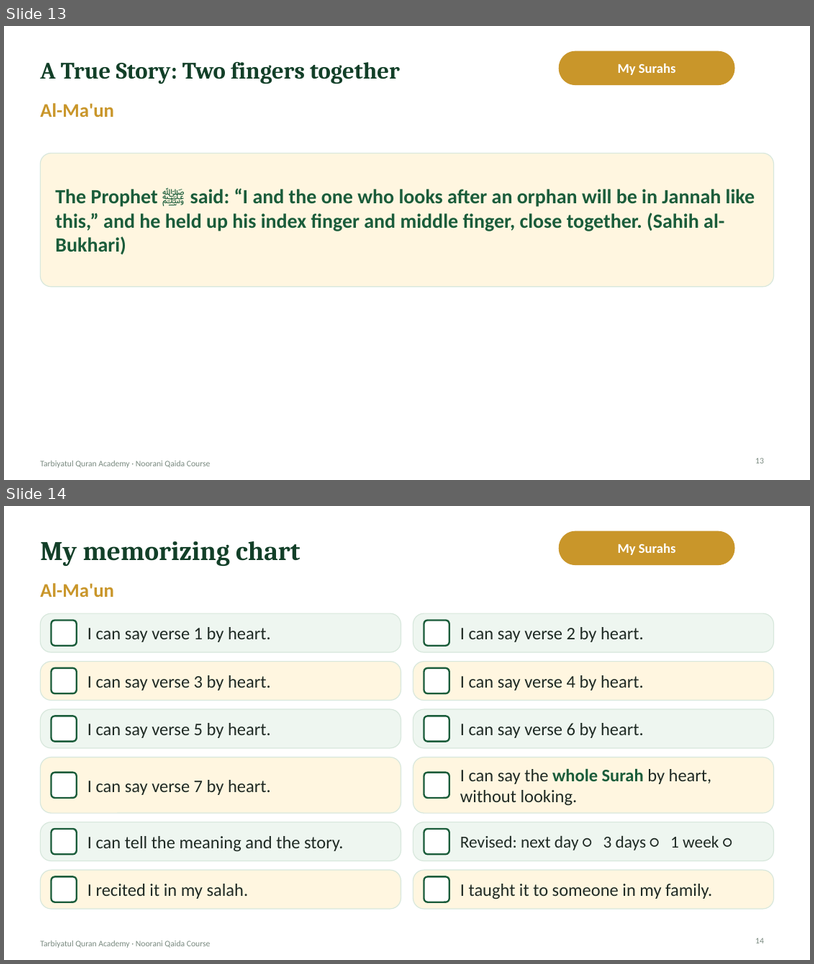
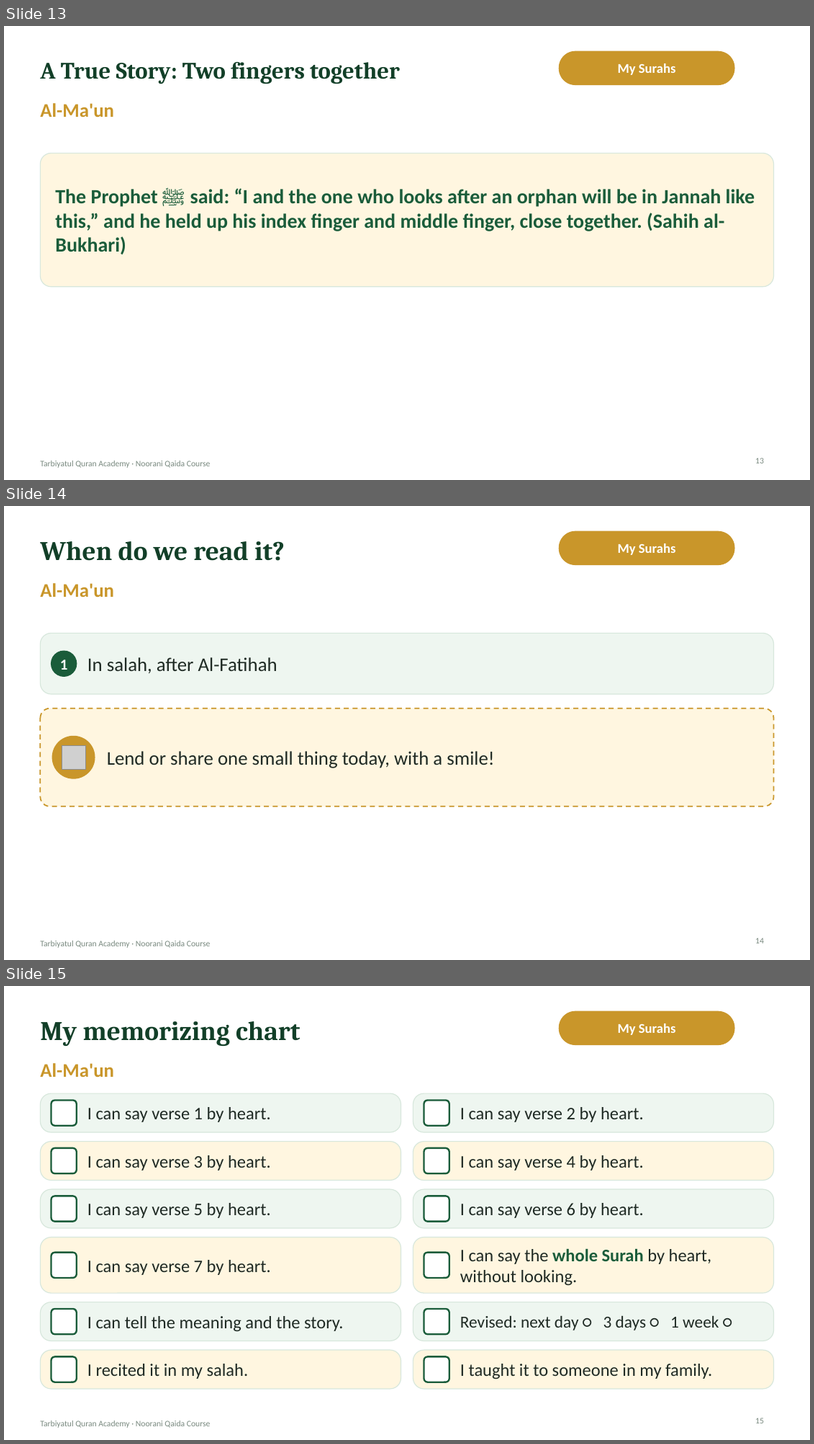
Before and after one commit to ibnhosain/TQA-Management-System, a slide deck: backend/core/deck_seed/noorani-qaida-lecture-19.pptx. Shown one above the other, each under a label of ours: slides 13 and 14 before the commit, slides 13, 14 and 15 after it. The pictures are 814x964 and 814x1444 pixels, drawn with LibreOffice and Linux fonts; fonts in the diff are those of the drawing; grey boxes stand for pictures; background and template pictures are left out. Boxes give left, top, right and bottom in pixels: in the first picture for what was removed or moved away, otherwise in the second. Text is boxed around its words. In the diff, an @@ line names an element or a change of style, - is before the commit and + after.

```diff
--- a/backend/core/deck_seed/noorani-qaida-lecture-19.pptx
+++ b/backend/core/deck_seed/noorani-qaida-lecture-19.pptx
@@ slide 14 added at box(4, 506, 810, 960), background #FFFFFF; not listed: 1 template element that a slide beside it also shows @@
@@ title added at box(40, 541, 285, 561), 32 pt, text #123F28, bold @@
+When do we read it?
@@ rounded rectangle added at box(559, 531, 735, 565), fill #C9962A, outline #C9962A 1 pt @@
@@ text added at box(618, 543, 676, 555), 16 pt, text #FFFFFF, bold @@
+My Surahs
@@ text added at box(40, 583, 114, 597), 23 pt, text #C9962A, bold @@
+Al-Ma'un
@@ rounded rectangle added at box(40, 633, 774, 694), fill #EEF6F0, outline #D7E7DC 1 pt @@
@@ ellipse added at box(52, 651, 77, 676), fill #1A5C3A, outline #1A5C3A 1 pt @@
@@ text added at box(60, 659, 68, 669), 18 pt, text #FFFFFF, bold @@
+1
@@ text added at box(88, 657, 278, 673), 23 pt, text #1F2A24 @@
+In salah, after Al-Fatihah
@@ rounded rectangle added at box(40, 708, 774, 806), fill #FFF6E0, outline #C9962A 1.5 pt dashed @@
@@ ellipse added at box(52, 736, 95, 778), fill #C9962A, outline #C9962A 1 pt @@
@@ picture added at box(62, 746, 85, 769) @@
@@ text added at box(107, 751, 494, 768), 23 pt, text #1F2A24 @@
+Lend or share one small thing today, with a smile!
@@ page number added at box(756, 937, 764, 943), 10 pt, text #7A8A80 @@
+14
@@ what was slide 14 is now slide 15 @@
@@ page number at box(756, 1417, 764, 1423): text changed @@
-14
+15
```
Also in this commit, not shown: 4 slides changed, 1 other slide added, 43 other files.
